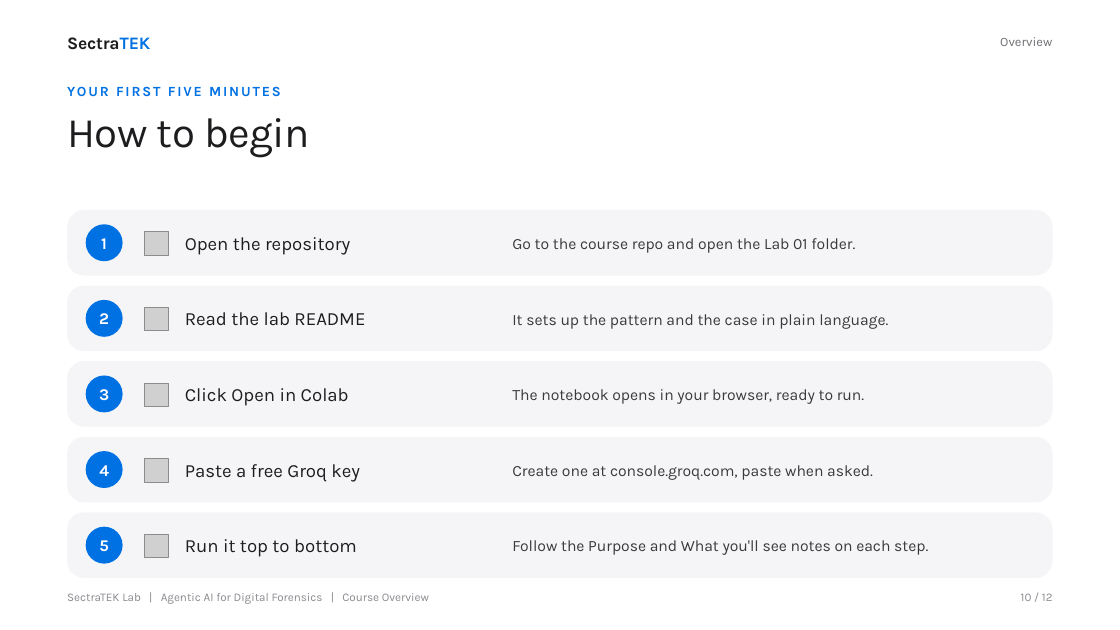
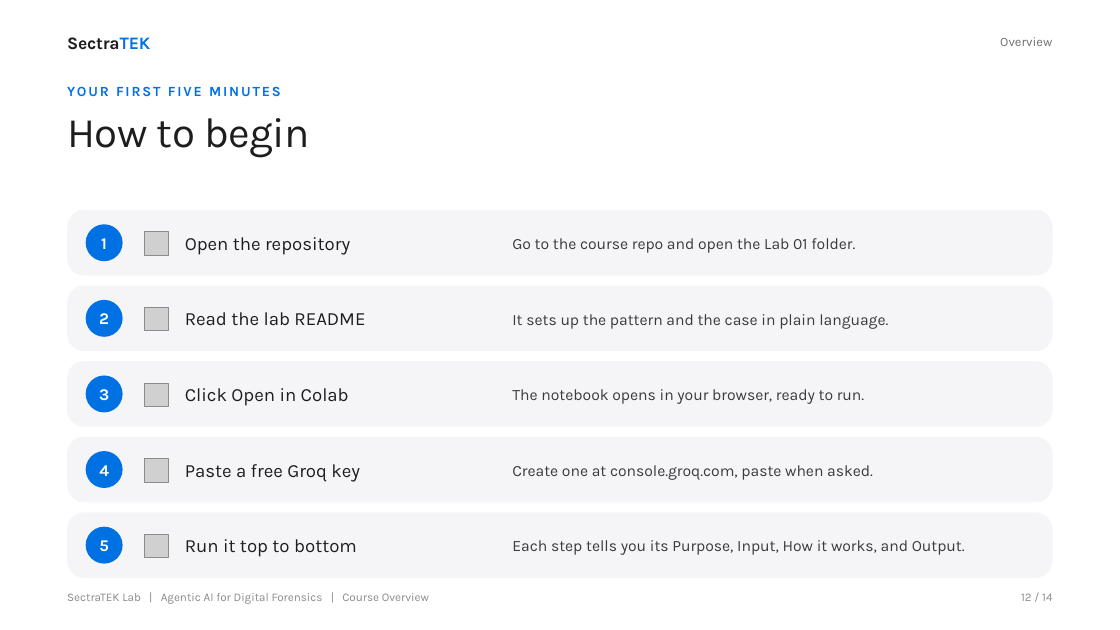
Before and after one commit to danjethh/sectratek-AI-Lab, a slide deck: slide 12 of course_overview/SectraTEK_Course_Overview.pptx (slide 10 before the commit). Drawn at 1120x630 pixels with LibreOffice and Linux fonts; fonts in the diff are those of the drawing; grey boxes stand for pictures. Boxes give left, top, right and bottom in pixels: in the first picture for what was removed or moved away, otherwise in the second. Text is boxed around its words. In the diff, an @@ line names an element or a change of style, - is before the commit and + after.

```diff
--- a/course_overview/SectraTEK_Course_Overview.pptx
+++ b/course_overview/SectraTEK_Course_Overview.pptx
@@ text at bbox=[512, 540, 965, 555]: text changed @@
-Follow the Purpose and What you'll see notes on each step.
+Each step tells you its Purpose, Input, How it works, and Output.
@@ text at bbox=[1021, 593, 1052, 601]: text changed @@
-10 / 12
+12 / 14
```
Also in this commit, not shown: 11 other slides changed, 2 slides added, 4 other files.
